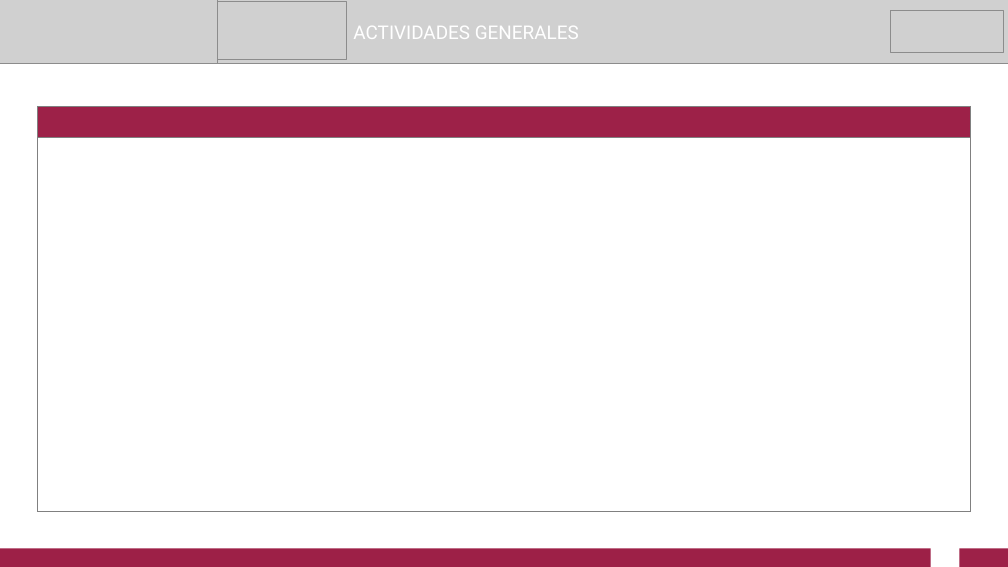
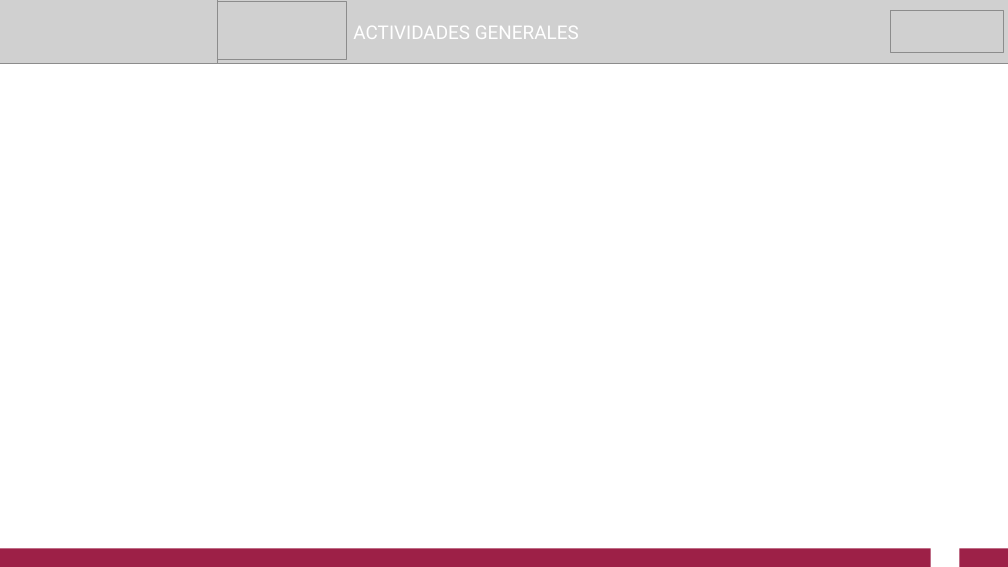
Before and after one commit to gabodeicaza/app, a slide deck: slide 2 of backend/uploads/templates/0845f871-0a64-42a1-97f4-7c0a12644b99/template.pptx (slide 3 before the commit). Drawn at 1008x567 pixels with LibreOffice and Linux fonts; fonts in the diff are those of the drawing; grey boxes stand for pictures. Boxes give left, top, right and bottom in pixels: in the first picture for what was removed or moved away, otherwise in the second. Text is boxed around its words. In the diff, an @@ line names an element or a change of style, - is before the commit and + after.

```diff
--- a/backend/uploads/templates/0845f871-0a64-42a1-97f4-7c0a12644b99/template.pptx
+++ b/backend/uploads/templates/0845f871-0a64-42a1-97f4-7c0a12644b99/template.pptx
@@ table removed at [37, 106, 970, 511], 2 rows, 1 columns @@
-
-
```
Also in this commit, not shown: 1 slide removed, 1 other file.
